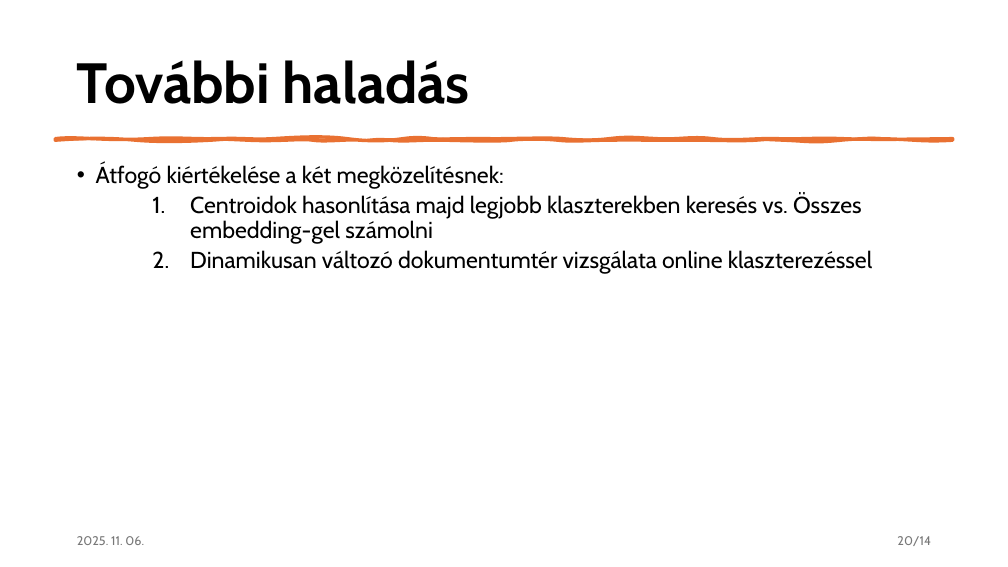
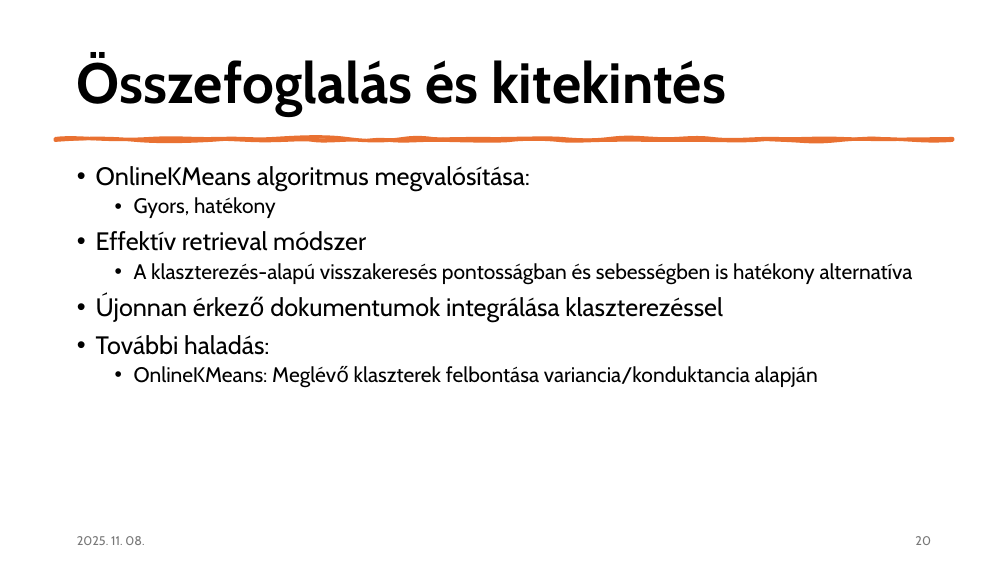
Before and after one commit to czotterbenedek/rag-onlineclustering-optimization, a slide deck: slide 20 of tdk/tdk_v1.pptx. Drawn at 1008x567 pixels with LibreOffice and Linux fonts; fonts in the diff are those of the drawing. Boxes give left, top, right and bottom in pixels: in the first picture for what was removed or moved away, otherwise in the second. Text is boxed around its words. In the diff, an @@ line names an element or a change of style, - is before the commit and + after.

```diff
--- a/tdk/tdk_v1.pptx
+++ b/tdk/tdk_v1.pptx
@@ title at (77,55,726,116): text changed @@
-További haladás
+Összefoglalás és kitekintés
@@ text at (96,166,913,387): text changed; size 22 to 20 pt @@
-• Átfogó kiértékelése a két megközelítésnek:
-    1. Centroidok hasonlítása majd legjobb klaszterekben keresés vs. Összes embedding-gel számolni
-    2. Dinamikusan változó dokumentumtér vizsgálata online klaszterezéssel
+• OnlineKMeans algoritmus megvalósítása:
+  • Gyors, hatékony
+• Effektív retrieval módszer
+  • A klaszterezés-alapú visszakeresés pontosságban és sebességben is hatékony alternatíva
+• Újonnan érkező dokumentumok integrálása klaszterezéssel
+• További haladás:
+  • OnlineKMeans: Meglévő klaszterek felbontása variancia/konduktancia alapján
@@ text at (77,536,144,545): text changed @@
-2025. 11. 06.
+2025. 11. 08.
@@ page number at (915,536,931,545): text changed @@
-20/14
+20
```
Also in this commit, not shown: 20 other slides changed, 1 other file.
